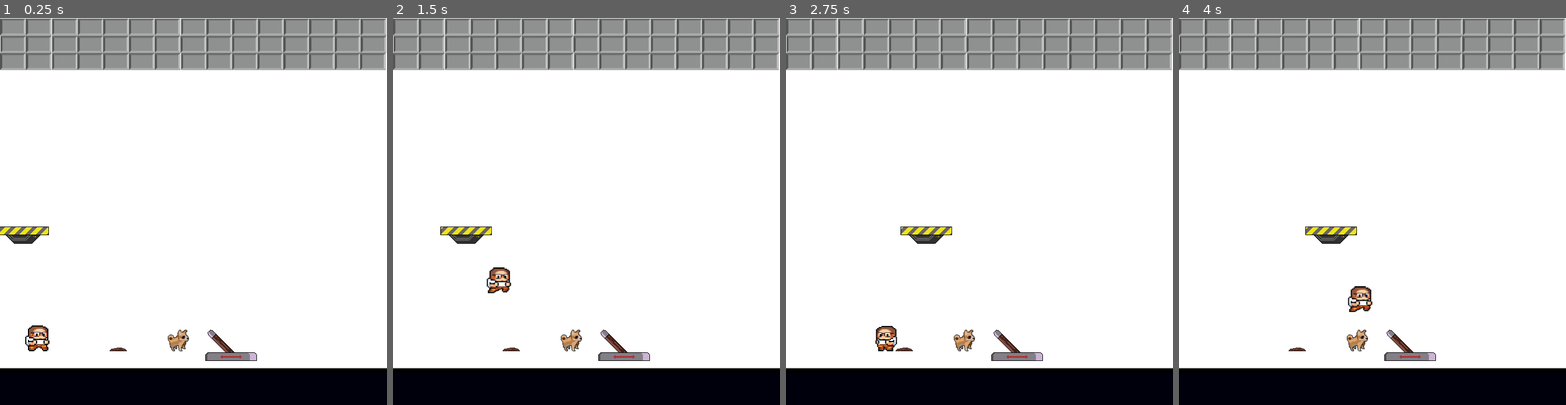
Above: before the commit, frames 1-4 (left to right).
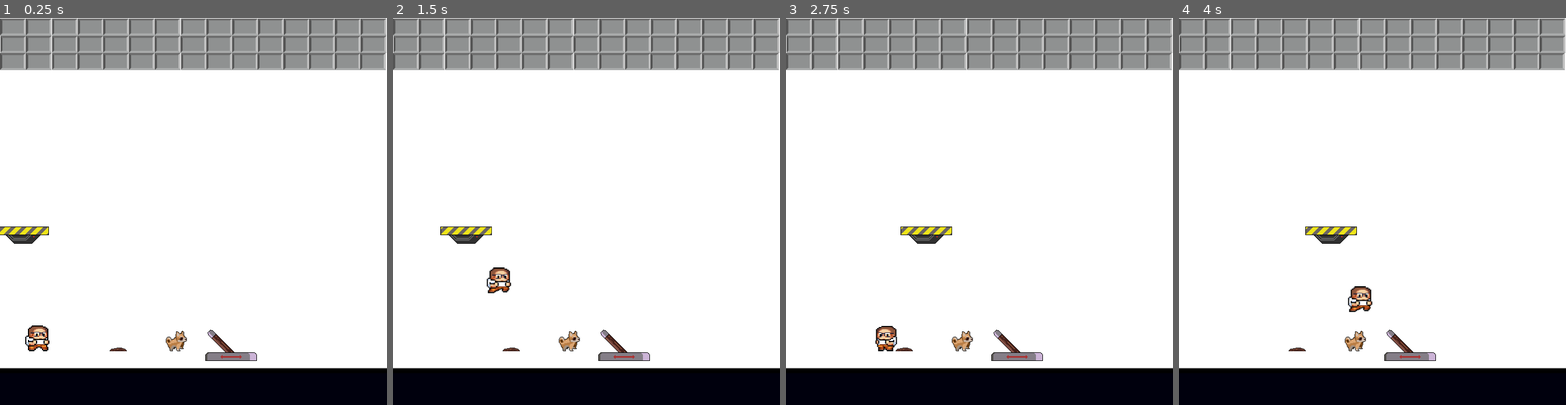
Above: after the commit, the same moments.

Repository: SRWGShinyo/The-Lever
Game: Godot game, scene res://scenes/Level3.tscn
Two runs of this game, one before a commit and one after it. Both use one fixed random seed, a clock stepped at 60 frames per second and the inputs below. This scene is started directly instead of the project's main scene.
Inputs (mouse positions are in pixels of both pictures, inside the frame that each line leads up to):
- Up to frame 1 (0.25 s): no input
- Up to frame 2 (1.5 s): move the mouse to (625, 335) at 0.52 s; hold Right (PLAYER_RIGHT) from 0.53 s (still down); click (625, 335) at 0.67 s; tap Space (PLAYER_JUMP) at 0.77 s; move the mouse to (571, 339) at 1.27 s; click (571, 339) at 1.42 s
- Up to frame 3 (2.75 s): tap Space (PLAYER_JUMP) at 1.52 s; move the mouse to (905, 346) at 2.02 s; release Right (PLAYER_RIGHT) at 2.03 s; hold Left (PLAYER_LEFT) from 2.03 s (still down); click (905, 346) at 2.17 s
- Up to frame 4 (4 s): move the mouse to (1353, 288) at 2.77 s; release Left (PLAYER_LEFT) at 2.78 s; hold Right (PLAYER_RIGHT) from 2.78 s (still down); click (1353, 288) at 2.92 s; tap Space (PLAYER_JUMP) at 3.02, 3.77 s; move the mouse to (1488, 269) at 3.52 s

The runs differ from the first frame. In frame 1, 0.2% of the frame differs, in the area x 8-49%, y 56-87%; in frame 2, 0.2%, in the area x 21-49%, y 56-87%; in frame 3, 0.2%; in frame 4, 0.2%.
Error before the commit: Trying to assign value of type 'AudioStreamPlayer2D' to a variable of type 'AudioStreamPlayer'. (res://MainTitleMusic.gd:22)
Error after the commit: Parse Error: The variable type cannot be inferred because its value is "null". (res://Objects/Dog.gd:4)

Commit message:
fix gnahgnahgnah

Diff:
--- a/Objects/Dog.gd
+++ b/Objects/Dog.gd
@@ -1,7 +1,7 @@
 extends Node2D
 
 var target := Vector2.INF
-onready var animator := $Clickable/ClickableArea/AnimatedSprite
+onready var animator := null
 var has_bone := false
 var hole_sprite: AnimatedSprite = null
 
@@ -28,6 +28,7 @@
 	return position.x > target.x - 10 and position.x < target.x + 10
 
 func _on_ClickableArea_clicked():
+	animator = $"./Clickable/ClickableArea/AnimatedSprite"
 	var player: Player = $"/root/globals".get_player()
 	if player != null and player.has_item("bone"):
 		player.remove_item("bone")
@@ -40,6 +41,7 @@
 			animator.flip_h = player.position.x < position.x
 
 func _on_AnimatedSprite_animation_finished():
+	animator = $"./Clickable/ClickableArea/AnimatedSprite"
 	if animator.animation == "Pet" or animator.animation == "Dig":
 		animator.play("Idle")
 
--- a/Objects/Dog.tscn
+++ b/Objects/Dog.tscn
@@ -2,20 +2,20 @@
 
 [ext_resource path="res://Objects/Dog.gd" type="Script" id=1]
 [ext_resource path="res://Objects/Clickable.tscn" type="PackedScene" id=2]
-[ext_resource path="res://resources/sprites/Doggo/Walk/tile000.png" type="Texture" id=3]
-[ext_resource path="res://resources/sprites/Doggo/Walk/tile001.png" type="Texture" id=4]
-[ext_resource path="res://resources/sprites/Doggo/Walk/tile002.png" type="Texture" id=5]
-[ext_resource path="res://resources/sprites/Doggo/Walk/tile003.png" type="Texture" id=6]
-[ext_resource path="res://resources/sprites/Doggo/Walk/tile004.png" type="Texture" id=7]
-[ext_resource path="res://resources/sprites/Doggo/Walk/tile005.png" type="Texture" id=8]
-[ext_resource path="res://resources/sprites/Doggo/Walk/tile006.png" type="Texture" id=9]
-[ext_resource path="res://resources/sprites/Doggo/Walk/tile007.png" type="Texture" id=10]
-[ext_resource path="res://resources/sprites/Doggo/Walk/tile008.png" type="Texture" id=11]
-[ext_resource path="res://resources/sprites/Doggo/Dig/doggodig_1.png" type="Texture" id=12]
-[ext_resource path="res://resources/sprites/Doggo/Dig/doggodig_2.png" type="Texture" id=13]
-[ext_resource path="res://resources/sprites/Doggo/Dig/doggodig_3.png" type="Texture" id=14]
-[ext_resource path="res://resources/sprites/Doggo/Dig/doggodig_4.png" type="Texture" id=15]
-[ext_resource path="res://resources/sprites/Doggo/Dig/doggodig_5.png" type="Texture" id=16]
+[ext_resource path="res://resources/sprites/Doggo/Dig/doggodig_1.png" type="Texture" id=3]
+[ext_resource path="res://resources/sprites/Doggo/Dig/doggodig_2.png" type="Texture" id=4]
+[ext_resource path="res://resources/sprites/Doggo/Dig/doggodig_3.png" type="Texture" id=5]
+[ext_resource path="res://resources/sprites/Doggo/Dig/doggodig_4.png" type="Texture" id=6]
+[ext_resource path="res://resources/sprites/Doggo/Dig/doggodig_5.png" type="Texture" id=7]
+[ext_resource path="res://resources/sprites/Doggo/Walk/tile000.png" type="Texture" id=8]
+[ext_resource path="res://resources/sprites/Doggo/Walk/tile001.png" type="Texture" id=9]
+[ext_resource path="res://resources/sprites/Doggo/Walk/tile002.png" type="Texture" id=10]
+[ext_resource path="res://resources/sprites/Doggo/Walk/tile003.png" type="Texture" id=11]
+[ext_resource path="res://resources/sprites/Doggo/Walk/tile004.png" type="Texture" id=12]
+[ext_resource path="res://resources/sprites/Doggo/Walk/tile005.png" type="Texture" id=13]
+[ext_resource path="res://resources/sprites/Doggo/Walk/tile006.png" type="Texture" id=14]
+[ext_resource path="res://resources/sprites/Doggo/Walk/tile007.png" type="Texture" id=15]
+[ext_resource path="res://resources/sprites/Doggo/Walk/tile008.png" type="Texture" id=16]
 [ext_resource path="res://resources/sprites/Doggo/Pet/Doggopet_1.png" type="Texture" id=17]
 [ext_resource path="res://resources/sprites/Doggo/Pet/Doggopet_2.png" type="Texture" id=18]
 [ext_resource path="res://resources/sprites/Doggo/Pet/Doggopet_3.png" type="Texture" id=19]
@@ -31,14 +31,14 @@
 
 [sub_resource type="SpriteFrames" id=1]
 animations = [ {
-"frames": [ ExtResource( 3 ), ExtResource( 4 ), ExtResource( 5 ), ExtResource( 6 ), ExtResource( 7 ), ExtResource( 8 ), ExtResource( 9 ), ExtResource( 10 ), ExtResource( 11 ) ],
+"frames": [ ExtResource( 3 ), ExtResource( 4 ), ExtResource( 5 ), ExtResource( 6 ), ExtResource( 7 ) ],
+"loop": true,
+"name": "Dig",
+"speed": 5.0
+}, {
+"frames": [ ExtResource( 8 ), ExtResource( 9 ), ExtResource( 10 ), ExtResource( 11 ), ExtResource( 12 ), ExtResource( 13 ), ExtResource( 14 ), ExtResource( 15 ), ExtResource( 16 ) ],
 "loop": true,
 "name": "Walk",
-"speed": 5.0
-}, {
-"frames": [ ExtResource( 12 ), ExtResource( 13 ), ExtResource( 14 ), ExtResource( 15 ), ExtResource( 16 ) ],
-"loop": true,
-"name": "Dig",
 "speed": 5.0
 }, {
 "frames": [ ExtResource( 17 ), ExtResource( 18 ), ExtResource( 19 ), ExtResource( 20 ), ExtResource( 21 ), ExtResource( 22 ) ],
@@ -64,7 +64,7 @@
 [node name="AnimatedSprite" type="AnimatedSprite" parent="Clickable/ClickableArea" index="1"]
 frames = SubResource( 1 )
 animation = "Idle"
-frame = 5
+frame = 3
 playing = true
 
 [node name="CollisionShape2D" parent="Clickable/ClickableArea" index="2"]
--- a/scenes/Level2.tscn
+++ b/scenes/Level2.tscn
@@ -17,9 +17,6 @@
 [ext_resource path="res://Objects/BG.tscn" type="PackedScene" id=15]
 
 [sub_resource type="RectangleShape2D" id=1]
-extents = Vector2( 20.0851, 19.7614 )
-
-[sub_resource type="RectangleShape2D" id=3]
 extents = Vector2( 16.1728, 5.17743 )
 
 [sub_resource type="RectangleShape2D" id=2]
@@ -58,22 +55,11 @@
 [node name="Path2D" parent="Platform" index="0"]
 editor/display_folded = true
 
-[node name="AnimatedSprite" parent="Platform/Path2D/PathFollow2D" index="0"]
-frame = 3
-
 [node name="Dog" parent="." instance=ExtResource( 6 )]
-editor/display_folded = true
-position = Vector2( 330.352, 596.079 )
-
-[node name="Clickable" parent="Dog" index="0"]
-script = null
+position = Vector2( 326.58, 596.009 )
 
 [node name="AnimatedSprite" parent="Dog/Clickable/ClickableArea" index="1"]
-frame = 4
-
-[node name="CollisionShape2D" parent="Dog/Clickable/ClickableArea" index="2"]
-position = Vector2( 1.10416, 4.23267 )
-shape = SubResource( 1 )
+frame = 2
 
 [node name="Hole" parent="." instance=ExtResource( 7 )]
 editor/display_folded = true
Not shown: 2 places in scenes/Level2.tscn that only renumber resources
